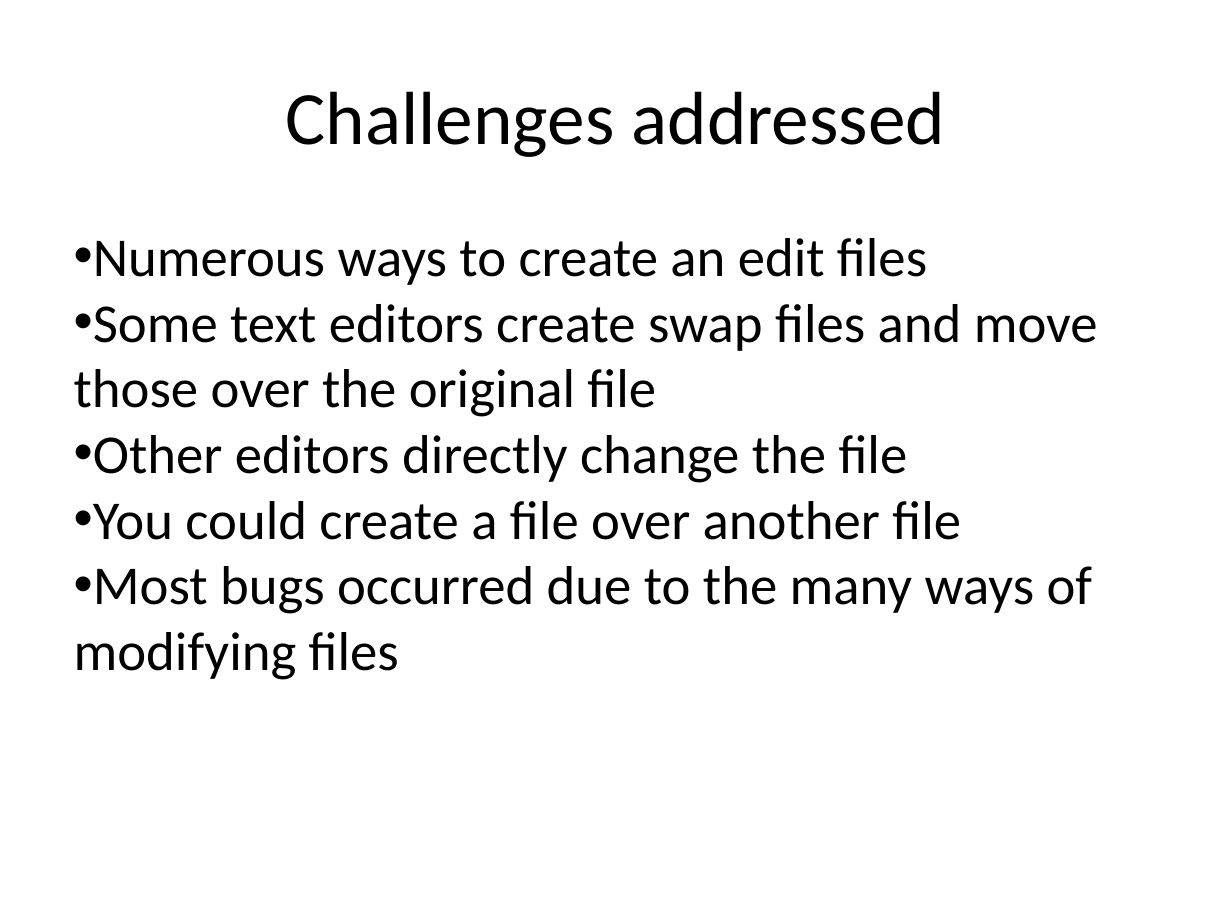
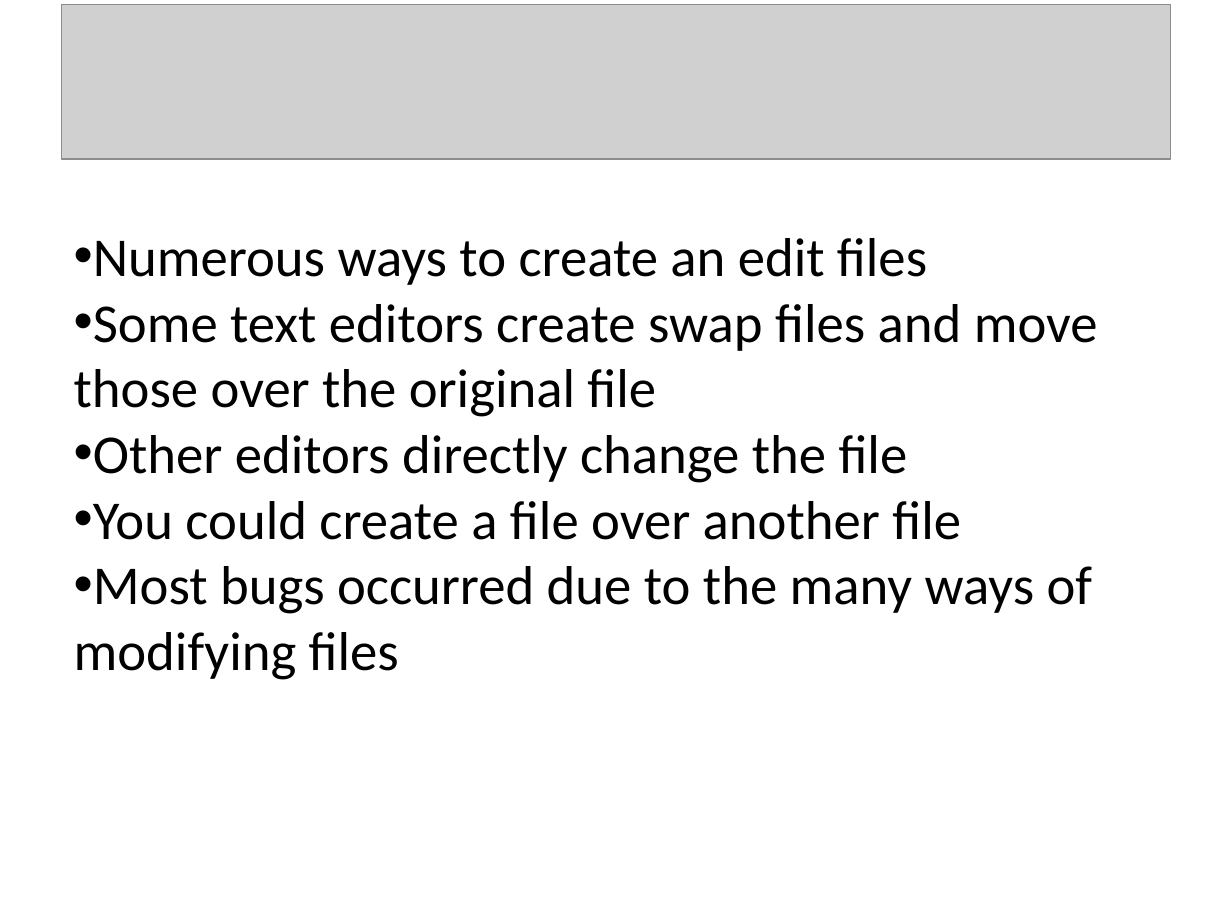
Before and after one commit to KatrinaHoffert/fbms, a slide deck: slide 14 of doc/milestone_6/final_presentation.pptx. Drawn at 1232x924 pixels with LibreOffice and Linux fonts; fonts in the diff are those of the drawing; grey boxes stand for pictures; background and template pictures are left out. Boxes give left, top, right and bottom in pixels: in the first picture for what was removed or moved away, otherwise in the second. Text is boxed around its words. In the diff, an @@ line names an element or a change of style, - is before the commit and + after.

```diff
--- a/doc/milestone_6/final_presentation.pptx
+++ b/doc/milestone_6/final_presentation.pptx
@@ picture added at bbox=[62, 5, 1170, 159] @@
@@ text removed at bbox=[286, 91, 946, 157] @@
-Challenges addressed
```
Also in this commit, not shown: 15 other slides changed, 1 slide added, 1 slide removed.
